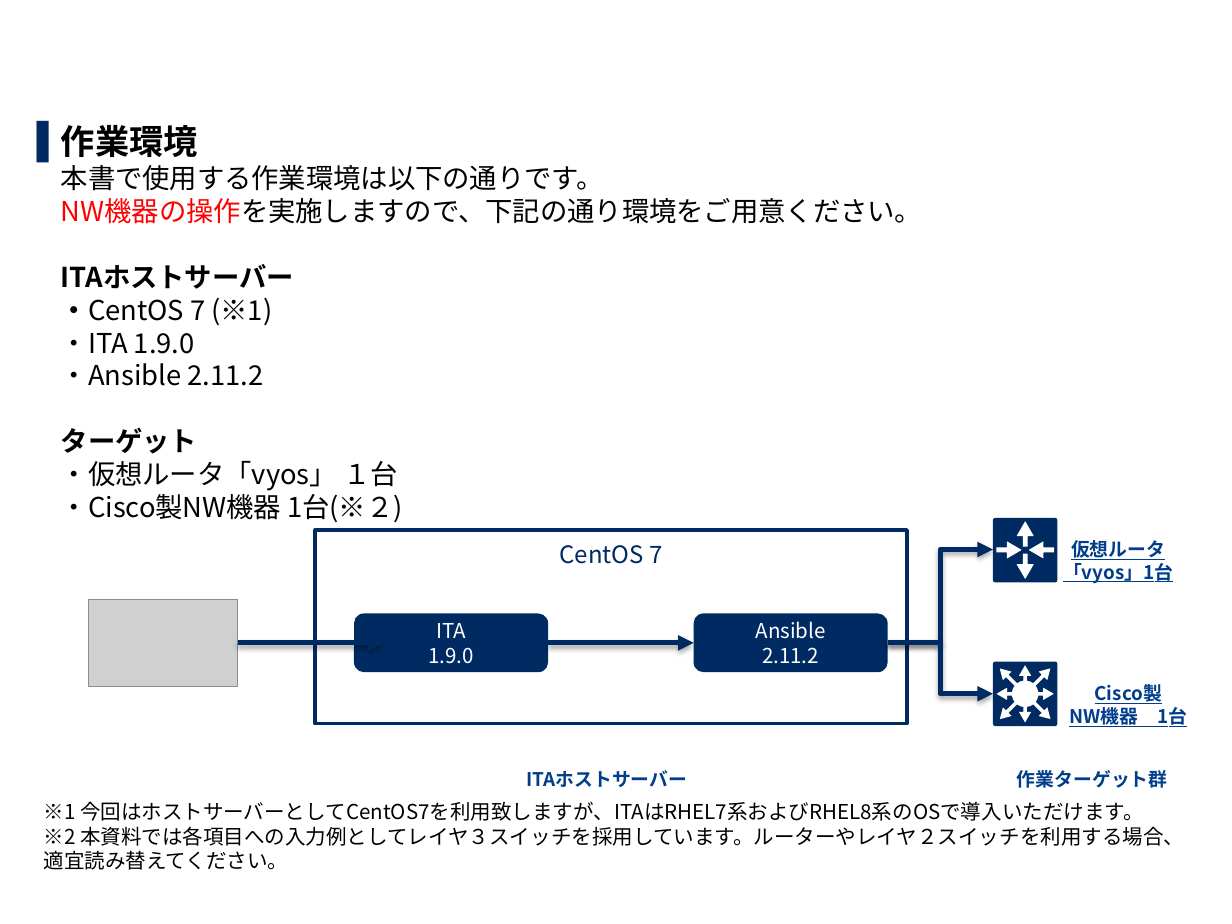
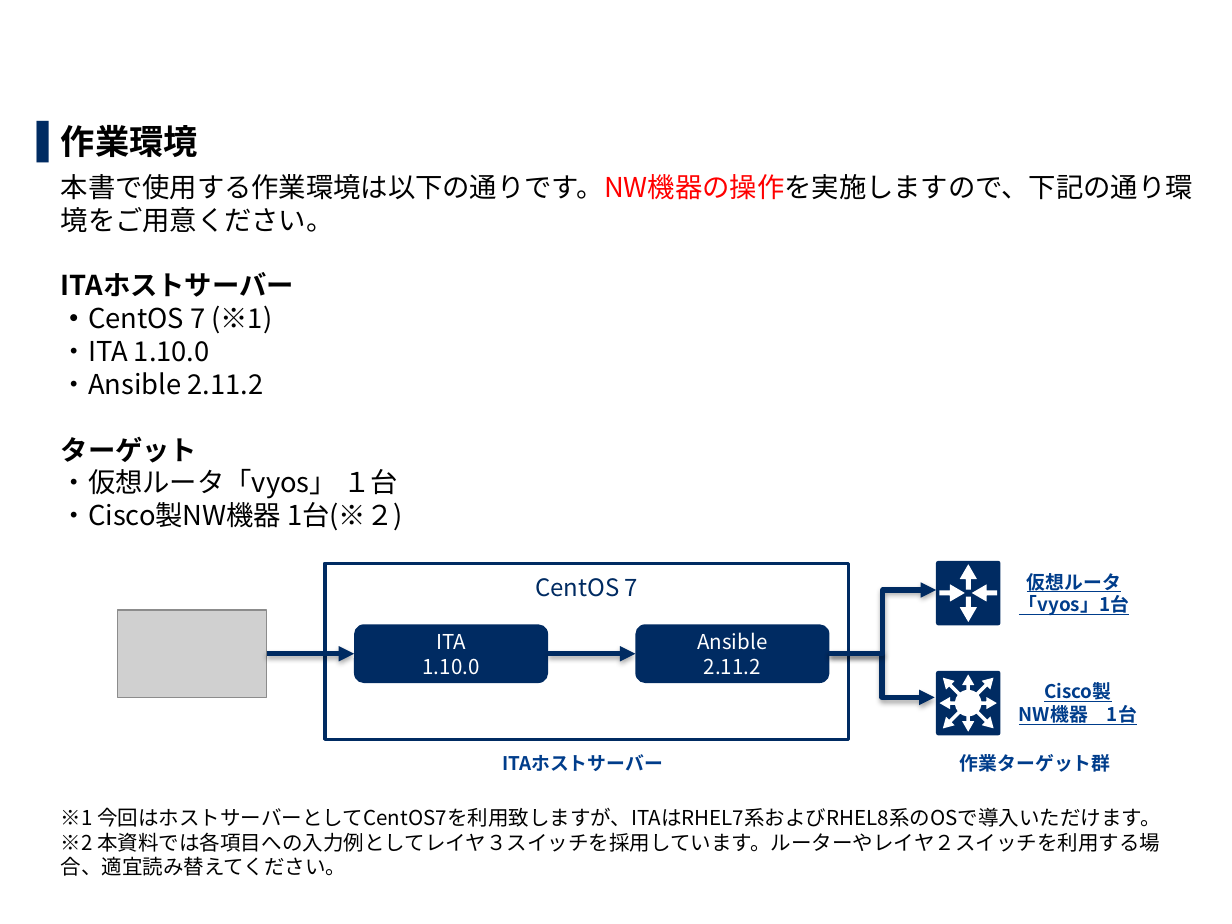
Before and after one commit to exastro-suite/it-automation-docs, a slide deck: slide 48 of asset/Learn_ja/ITA-Ansible-Driver_ja_practice.pptx (slide 46 before the commit). Drawn at 1232x924 pixels with LibreOffice and Linux fonts; fonts in the diff are those of the drawing; grey boxes stand for pictures; background and template pictures are left out. Boxes give left, top, right and bottom in pixels: in the first picture for what was removed or moved away, otherwise in the second. Text is boxed around its words. In the diff, an @@ line names an element or a change of style, - is before the commit and + after.

```diff
--- a/asset/Learn_ja/ITA-Ansible-Driver_ja_practice.pptx
+++ b/asset/Learn_ja/ITA-Ansible-Driver_ja_practice.pptx
@@ text at box(61, 125, 1193, 876): text changed @@
-▌ 作業環境
-  本書で使用する作業環境は以下の通りです。
-  NW機器の操作を実施しますので、下記の通り環境をご用意ください。
-  ITAホストサーバー
-  ・CentOS 7 (※1)
-  ・ITA 1.9.0
-  ・Ansible 2.11.2
-  ターゲット
-  ・仮想ルータ「vyos」 １台
-  ・Cisco製NW機器 1台(※２)
+▌ 作業環境
+  本書で使用する作業環境は以下の通りです。NW機器の操作を実施しますので、下記の通り環境をご用意ください。
+  ITAホストサーバー
+  ・CentOS 7 (※1)
+  ・ITA 1.10.0
+  ・Ansible 2.11.2
+  ターゲット
+  ・仮想ルータ「vyos」 １台
+  ・Cisco製NW機器 1台(※２)
+  ※1 今回はホストサーバーとしてCentOS7を利用致しますが、ITAはRHEL7系およびRHEL8系のOSで導入いただけます。
+  ※2 本資料では各項目への入力例としてレイヤ３スイッチを採用しています。ルーターやレイヤ２スイッチを利用する場合、適宜読み替えてください。
@@ rectangle "CentOS 7": place and size @@
-rectangle "CentOS 7" at box(315, 530, 907, 723)
+rectangle "CentOS 7" at box(325, 563, 849, 739)
@@ rectangle "CentOS 7" at box(325, 563, 849, 739): text colour #002960 to #002B62 @@
@@ freeform shape: place and size @@
-freeform shape at box(993, 517, 1057, 582)
+freeform shape at box(936, 561, 1000, 625)
@@ freeform shape: place and size @@
-freeform shape at box(997, 521, 1055, 579)
+freeform shape at box(939, 564, 997, 622)
@@ text "仮想ルータ 「vyos」1台": place and size @@
-text "仮想ルータ 「vyos」1台" at box(1063, 540, 1173, 584)
+text "仮想ルータ 「vyos」1台" at box(1019, 573, 1129, 616)
@@ elbow arrow moved from (888, 643) - (993, 549) to (829, 654) - (936, 590) @@
@@ picture: place and size @@
-picture at box(89, 599, 238, 686)
+picture at box(118, 610, 267, 697)
@@ rounded rectangle "ITA": place and size @@
-rounded rectangle "ITA" at box(354, 614, 548, 673)
+rounded rectangle "ITA" at box(354, 625, 548, 684)
@@ rounded rectangle "Ansible": place and size @@
-rounded rectangle "Ansible" at box(694, 614, 888, 673)
+rounded rectangle "Ansible" at box(636, 625, 830, 684)
@@ arrow moved from (238, 643) - (383, 643) to (266, 654) - (354, 654) @@
@@ text in rounded rectangle at box(423, 658, 480, 675): text changed @@
-1.9.0
+1.10.0
@@ arrow moved from (548, 643) - (694, 643) to (548, 654) - (636, 654) @@
@@ elbow arrow moved from (888, 643) - (993, 694) to (829, 654) - (935, 697) @@
@@ freeform shape: place and size @@
-freeform shape at box(993, 662, 1057, 726)
+freeform shape at box(936, 671, 1000, 736)
@@ freeform shape: place and size @@
-freeform shape at box(997, 665, 1053, 722)
+freeform shape at box(940, 675, 997, 732)
@@ text "Cisco製 NW機器 1台": place and size @@
-text "Cisco製 NW機器 1台" at box(1069, 684, 1187, 728)
+text "Cisco製 NW機器 1台" at box(1019, 682, 1137, 727)
@@ text "ITAホストサーバー": place and size @@
-text "ITAホストサーバー" at box(526, 770, 687, 787)
+text "ITAホストサーバー" at box(502, 754, 663, 771)
@@ text "作業ターゲット群": place and size @@
-text "作業ターゲット群" at box(1017, 770, 1168, 788)
+text "作業ターゲット群" at box(960, 754, 1111, 772)
@@ text removed at box(44, 801, 1184, 870) @@
-※1 今回はホストサーバーとしてCentOS7を利用致しますが、ITAはRHEL7系およびRHEL8系のOSで導入いただけます。
-※2 本資料では各項目への入力例としてレイヤ３スイッチを採用しています。ルーターやレイヤ２スイッチを利用する場合、
-適宜読み替えてください。
```
Also in this commit, not shown: 60 other slides changed, 3 slides added, 3 other files.
